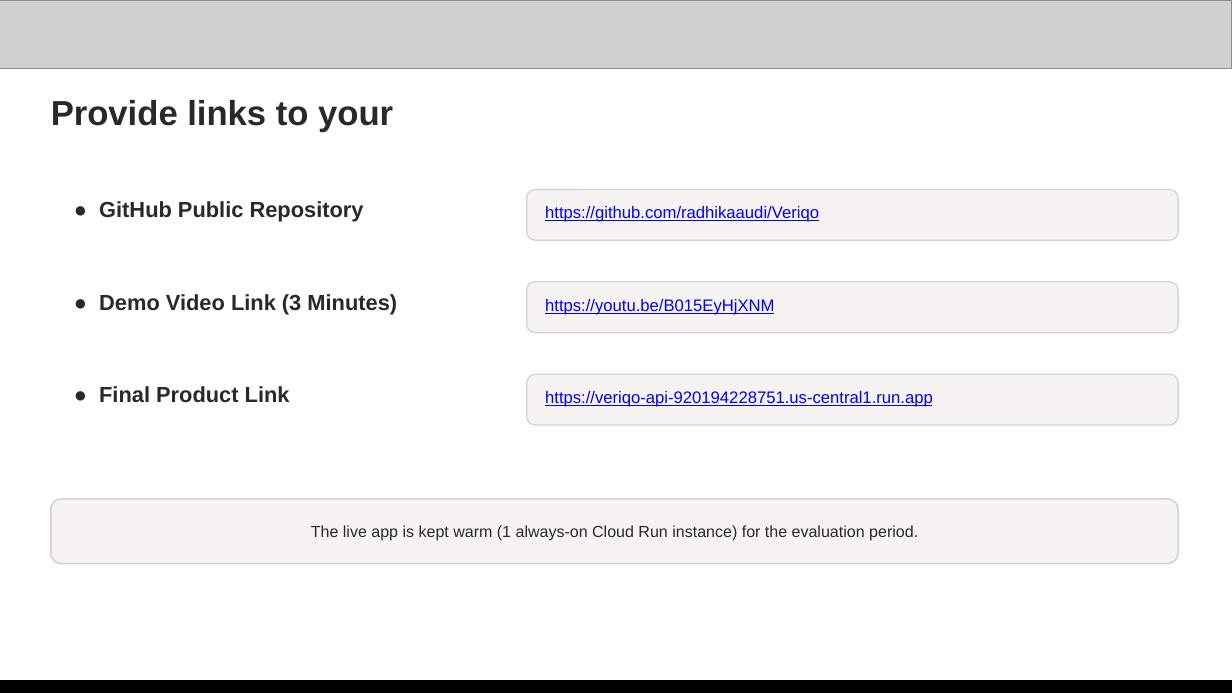
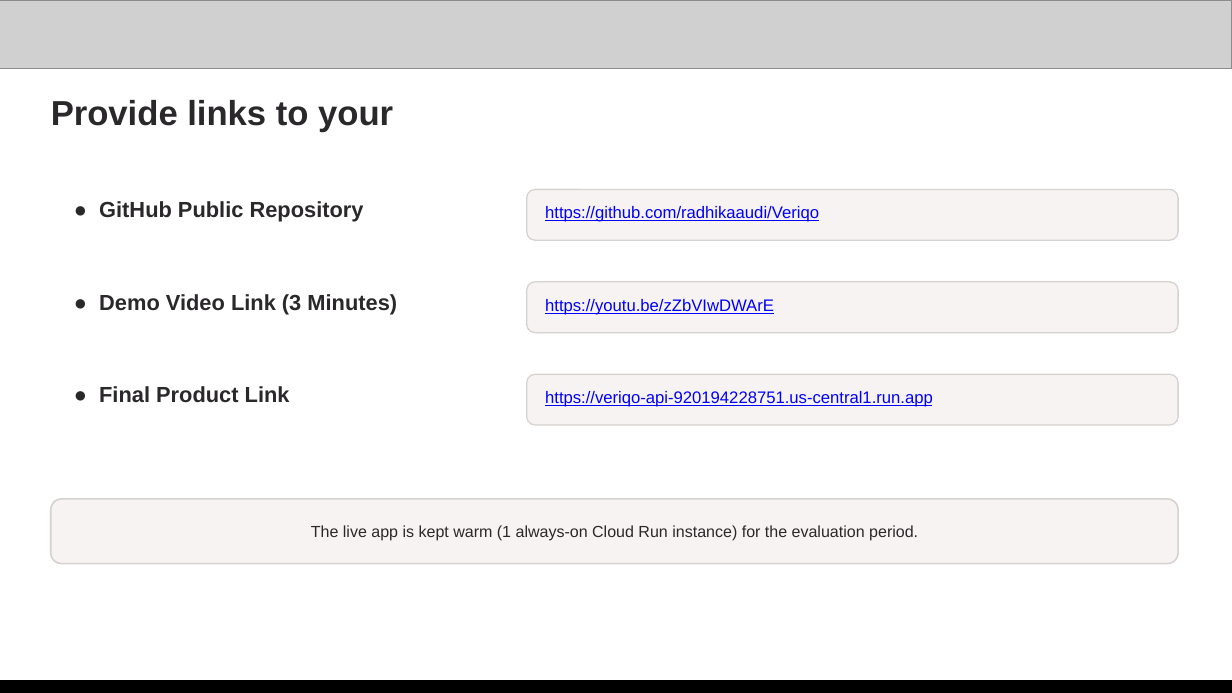
Before and after one commit to radhikaaudi/Veriqo, a slide deck: slide 13 of docs/Veriqo_AI_Builder_Cup_Deck.pptx. Drawn at 1232x693 pixels with LibreOffice and Linux fonts; fonts in the diff are those of the drawing; grey boxes stand for pictures. Boxes give left, top, right and bottom in pixels: in the first picture for what was removed or moved away, otherwise in the second. Text is boxed around its words. In the diff, an @@ line names an element or a change of style, - is before the commit and + after.

```diff
--- a/docs/Veriqo_AI_Builder_Cup_Deck.pptx
+++ b/docs/Veriqo_AI_Builder_Cup_Deck.pptx
@@ text at [545,299,774,315]: text changed @@
-https://youtu.be/B015EyHjXNM
+https://youtu.be/zZbVIwDWArE
```
Also in this commit, not shown: 3 other files.
